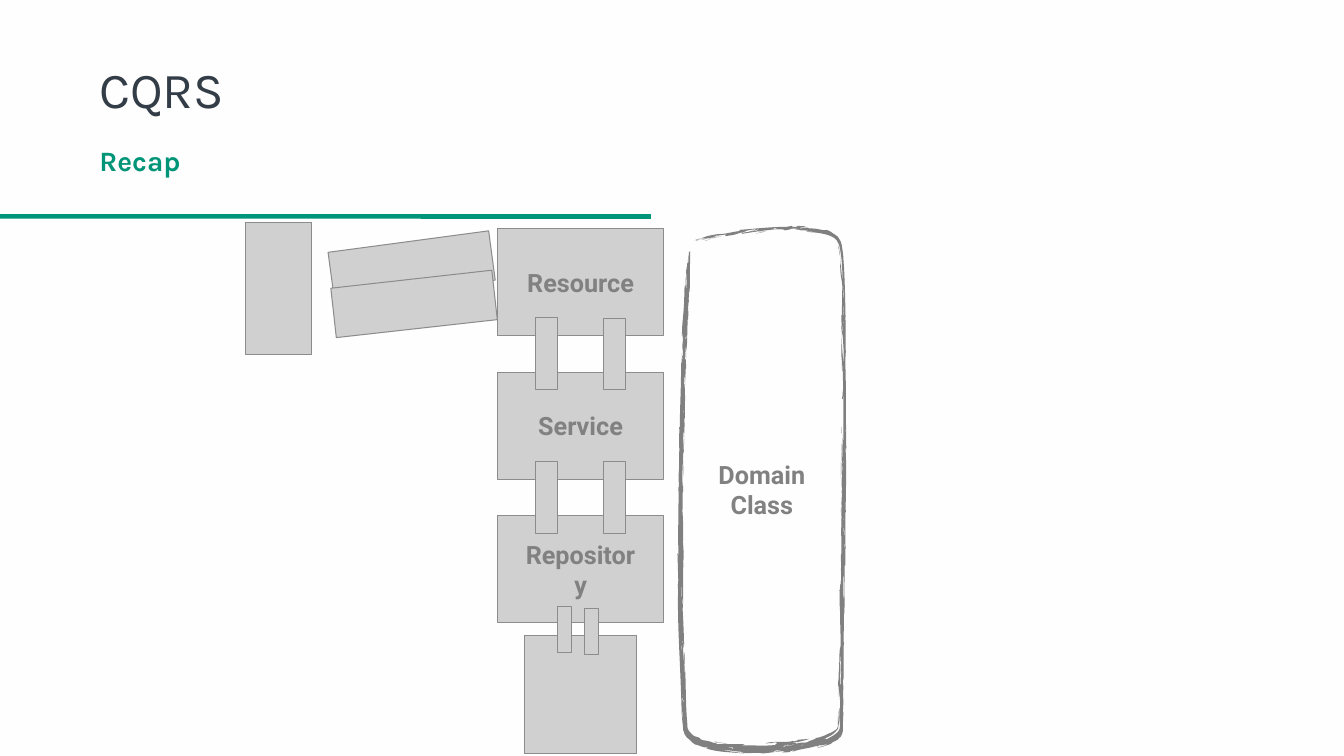
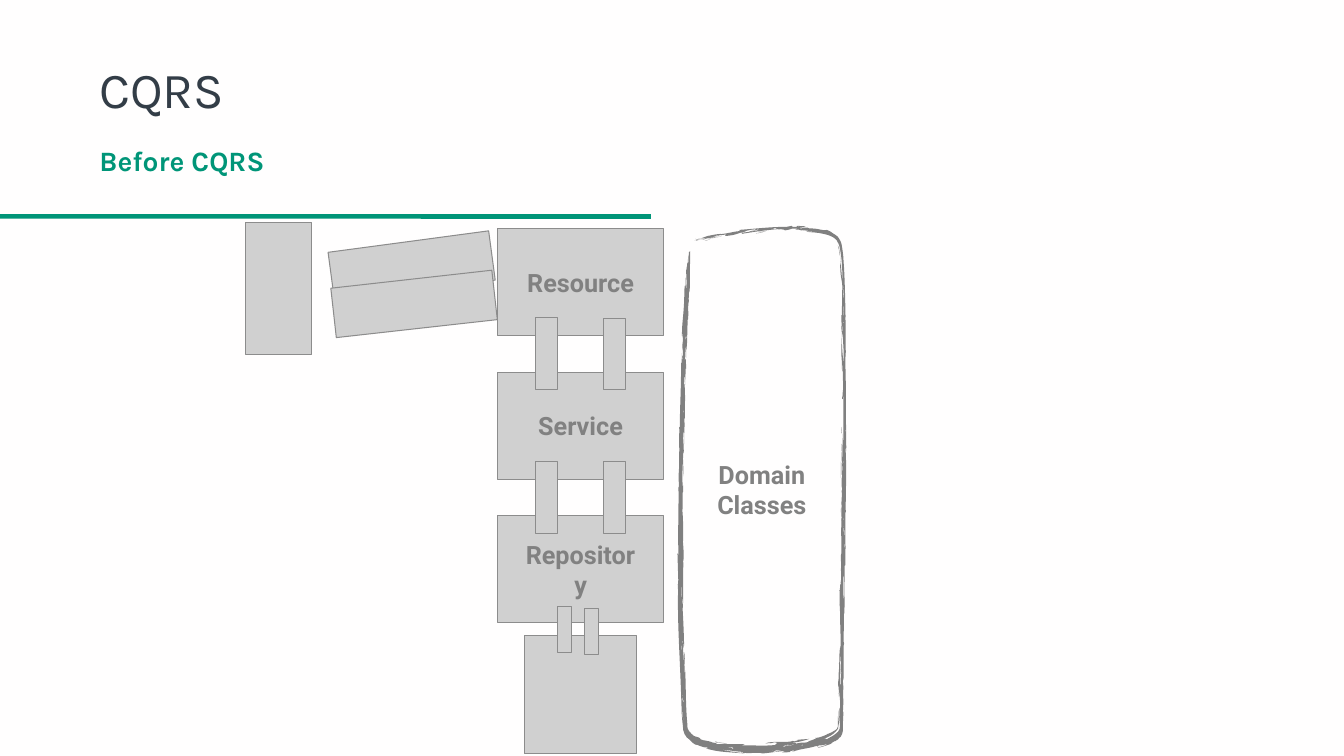
Before and after one commit to danielwagstaff/training, a slide deck: slide 5 of event-sourcing/Event Sourcing in a Microservices Environment.pptx (slide 4 before the commit). Drawn at 1344x756 pixels with LibreOffice and Linux fonts; fonts in the diff are those of the drawing; grey boxes stand for pictures; background and template pictures are left out. Boxes give left, top, right and bottom in pixels: in the first picture for what was removed or moved away, otherwise in the second. Text is boxed around its words. In the diff, an @@ line names an element or a change of style, - is before the commit and + after.

```diff
--- a/event-sourcing/Event Sourcing in a Microservices Environment.pptx
+++ b/event-sourcing/Event Sourcing in a Microservices Environment.pptx
@@ text at <box>99,151,264,176</box>: text changed @@
-Recap
+Before CQRS
@@ text at <box>717,465,806,514</box>: text changed @@
-Domain Class
+Domain Classes
```
Also in this commit, not shown: 35 other slides changed, 13 slides added, 2 slides removed.
